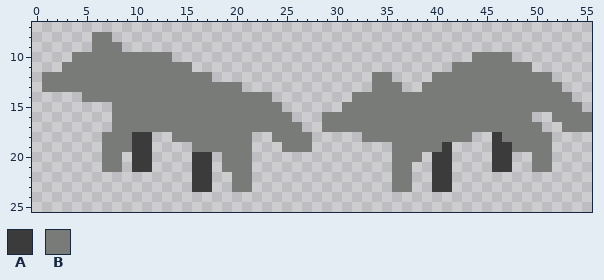
A pixel-art sprite gets an edit: Assets/Sprites/Monsters/Tier5/AncestralForest/GreatWolf-Sheet.png. This is how it looked before the edit.
The file is 56x28 pixels. Shown: x 0..55, y 7..25.
Palette (. is transparent): A #3b3b3b  B #797b79
Pixels before, first column x 1:
 8 .....BB................................................
 9 .....BBB...............................................
10 ...BBBBBBBBBB..............................BBBB........
11 ..BBBBBBBBBBBBB..........................BBBBBBBB......
12 BBBBBBBBBBBBBBBBB................BB....BBBBBBBBBBBB....
13 BBBBBBBBBBBBBBBBBBBB.............BBB..BBBBBBBBBBBBBB...
14 ....BBBBBBBBBBBBBBBBBBB........BBBBBBBBBBBBBBBBBBBBBB..
15 .......BBBBBBBBBBBBBBBBB......BBBBBBBBBBBBBBBBBBBBBBBB.
16 .......BBBBBBBBBBBBBBBBBB...BBBBBBBBBBBBBBBBBBBBB..BBBB
17 .......BBBBBBBBBBBBBBBBBBB..BBBBBBBBBBBBBBBBBBBBBB..BBB
18 ......BBBAA..BBBBBBBB..BBBB.....BBBBBBBBBBB..ABBBBB....
19 ......BBBAA....BBBBBB...BBB........BBBBBA....AABBBB....
20 ......BB.AA....AA.BBB..............BBB.AA....AA..BB....
21 ......BB.AA....AA.BBB..............BB..AA....AA..BB....
22 ...............AA..BB..............BB..AA..............
23 ...............AA..BB..............BB..AA..............
New version:
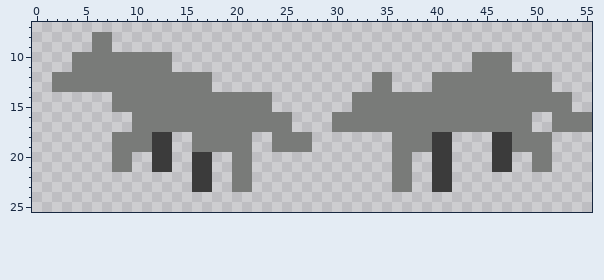
The edit:
{"y":9,"x":8,"old":"B","new":"."}
{"y":11,"x":3,"old":"B","new":"."}
{"y":11,"x":14,"old":"BB","new":".."}
{"y":11,"x":42,"old":"BB","new":".."}
{"y":11,"x":48,"old":"BB","new":".."}
{"y":12,"x":1,"old":"B","new":"."}
{"y":13,"x":1,"old":"B","new":"."}
{"y":13,"x":18,"old":"BBB","new":"..."}
{"y":13,"x":36,"old":"B","new":"."}
{"y":13,"x":39,"old":"B","new":"."}
{"y":13,"x":52,"old":"B","new":"."}
{"y":14,"x":5,"old":"BBB","new":"..."}
{"y":15,"x":24,"old":"B","new":"."}
{"y":15,"x":31,"old":"B","new":"."}
{"y":15,"x":54,"old":"B","new":"."}
{"y":16,"x":8,"old":"BB","new":".."}
{"y":16,"x":29,"old":"B","new":"."}
{"y":17,"x":8,"old":"BB","new":".."}
{"y":17,"x":26,"old":"B","new":"."}
{"y":17,"x":29,"old":"B","new":"."}
{"y":17,"x":50,"old":"B","new":"."}
{"y":17,"x":52,"old":".","new":"B"}
{"y":18,"x":7,"old":"B","new":"."}
{"y":18,"x":10,"old":"AA..BB","new":"BBAA.."}
{"y":18,"x":33,"old":"BBB","new":"..."}
{"y":18,"x":40,"old":"BBBB","new":"AA.."}
{"y":18,"x":47,"old":"B","new":"A"}
{"y":19,"x":7,"old":"B","new":"."}
{"y":19,"x":10,"old":"AA..","new":"BBAA"}
{"y":19,"x":24,"old":".","new":"B"}
{"y":19,"x":40,"old":"B","new":"A"}
{"y":20,"x":7,"old":"B","new":"."}
{"y":20,"x":9,"old":".AA..","new":"B..AA"}
{"y":20,"x":19,"old":"B","new":"."}
{"y":20,"x":38,"old":"B","new":"."}
{"y":21,"x":7,"old":"B","new":"."}
{"y":21,"x":9,"old":".AA..","new":"B..AA"}
{"y":21,"x":19,"old":"B","new":"."}
{"label":"changed","picture_box":[42,42,242,172]}
{"label":"changed","picture_box":[272,62,582,162]}
